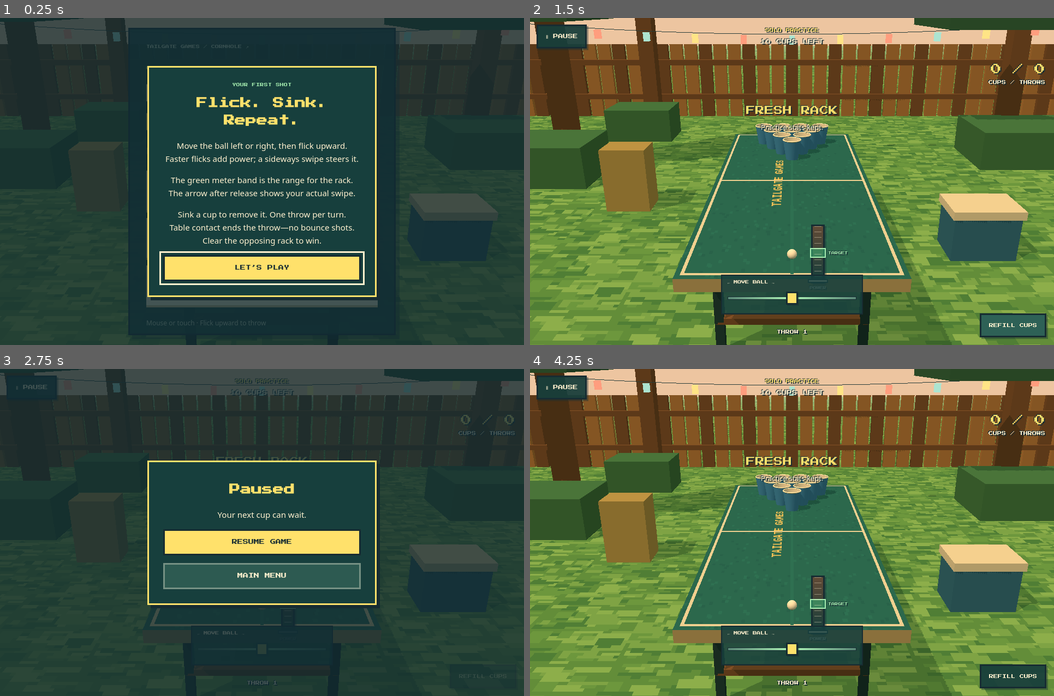
Above: before the commit, frames 1-4 (two rows, left to right).
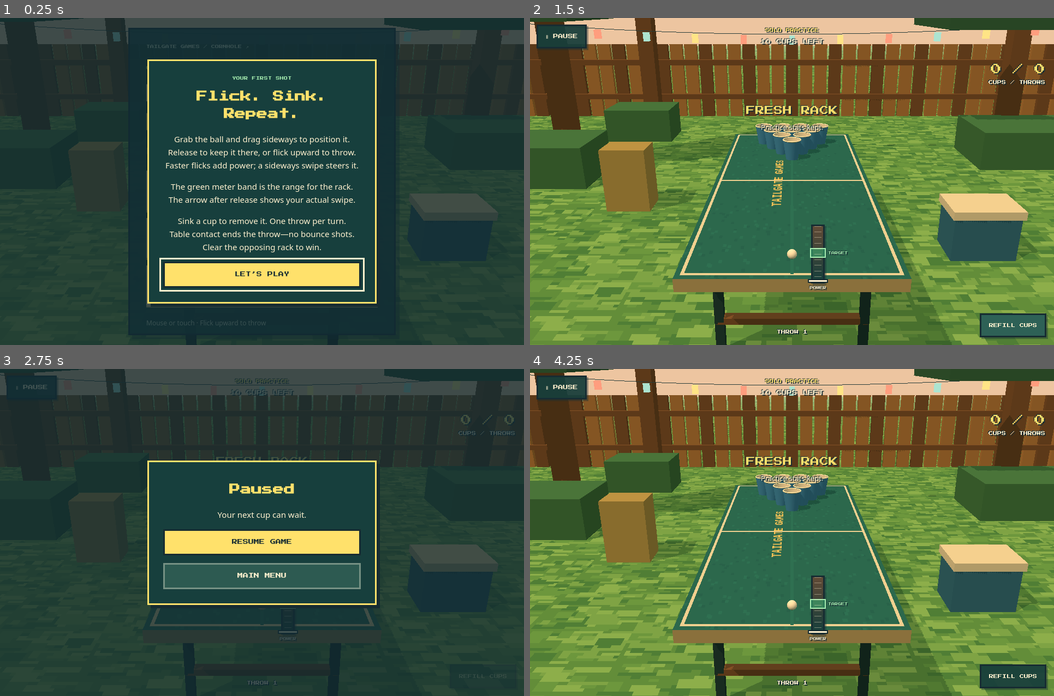
Above: after the commit, the same moments.

Repository: Ashe-Oro/backyard-games
Game: browser game, page beer-pong/index.html
Two runs of this game, one before a commit and one after it. Both use one fixed random seed, a clock stepped at 60 frames per second and the inputs below.
Inputs (mouse positions are in pixels of both pictures, inside the frame that each line leads up to):
- Up to frame 1 (0.25 s): no input
- Up to frame 2 (1.5 s): click "LET’S PLAY" at 0.27 s; click "SOLO PRACTICE Unlimited throw…" at 0.52 s; move the mouse to (792, 214) at 1.07 s; click "REFILL CUPS" at 1.27 s
- Up to frame 3 (2.75 s): move the mouse to (157, 499) at 1.67 s; click "REFILL CUPS" at 1.87 s; click "Ⅱ PAUSE" at 2.02 s; press the mouse at (366, 483) at 2.27 s; release the mouse at (262, 467) at 2.4 s; click (262, 512) at 2.47 s; tap Escape at 2.52 s
- Up to frame 4 (4.25 s): move the mouse to (870, 597) at 2.87 s; click "RESUME GAME" at 3.07 s; move the mouse to (661, 614) at 3.47 s; click "REFILL CUPS" at 3.67 s; press the mouse at (792, 467) at 4.07 s; release the mouse at (739, 646) at 4.2 s

The runs differ from the first frame. In frame 1, 8.3% of the frame differs, in the area x 28-73%, y 12-89%; in frame 2, 3.2%; in frame 3, less than 0.1%; in frame 4, 3.2%.

Commit message:
Replace Beer Pong slider with direct ball dragging

Diff:
--- a/beer-pong/game.js
+++ b/beer-pong/game.js
@@ -146,9 +146,6 @@
  $('scoreboard').hidden=state.mode==='practice';$('practice-stats').hidden=state.mode!=='practice';$('practice-hits').textContent=`${state.hits[0]} / ${state.shots[0]}`;
  $('shot-count').textContent=`${state.mode==='practice'?'':LABELS[state.turn]+' · '}THROW ${state.shots[state.turn]+(['aim','cpu','handoff'].includes(state.phase)?1:0)}`;
  $('refill').hidden=state.mode!=='practice';$('refill').disabled=state.phase!=='aim'||state.paused;
- $('ball-position-control').hidden=state.mode==='cpu'&&state.turn===1||['menu','over','handoff'].includes(state.phase);
- $('ball-position').disabled=!humanReady();$('ball-position').value=String(Math.round(state.positions[state.turn]/.28*100));
- $('ball-position').setAttribute('aria-valuetext',state.positions[state.turn]===0?'Center':`${Math.round(Math.abs(state.positions[state.turn])/.28*100)}% ${state.positions[state.turn]<0?'left':'right'}`);
  $('meter').hidden=state.mode==='cpu'&&state.turn===1||state.phase==='over'||state.phase==='handoff';
  const w=targetWindow();$('meter-target').style.bottom=`${w.lo*100}%`;$('meter-target').style.height=`${(w.hi-w.lo)*100}%`;meterDirty=true;
 }
@@ -197,15 +194,38 @@
 $('refill').onclick=refillCups;$('play-again').onclick=()=>state.mode==='practice'?refillCups():startMatch(state.mode);
 $('result').oncancel=event=>event.preventDefault();$('help-done').onclick=()=>$('help').close();
 function humanReady(){return state.phase==='aim'&&!state.paused&&!document.querySelector('dialog[open]');}
-$('ball-position').oninput=()=>{if(!humanReady())return;state.positions[state.turn]=Number($('ball-position').value)/100*.28;held.position.set(releaseX(state.turn),RELEASE_Y,RELEASE_Z[state.turn]);updateHud();setPower(state.power);};
 function flickFrom(points){if(points.length<2)return null;const end=points.at(-1);let i=points.length-2;while(i>0&&end. …(203 unchanged characters)…
 function powerFromFlick(up){return clamp((up-.35)/5.6,0,1);}
 function showSwipe(flick){const rect=wrap.getBoundingClientRect(),svg=$('swipe-feedback');svg.setAttribute('viewBox',`0 …(362 unchanged characters)…
-wrap.addEventListener('pointerdown',event=>{if(event.target.closest('button,a,input,label,dialog,#menu')||!humanReady())return;$('swipe-feedback').classList.remove('show');drag={id:event.pointerId,points:[{x:event.clientX,y:event.clientY,t:event.timeStamp}]};wrap.classList.add('drag');try{wrap.setPointerCapture(event.pointerId);}catch{}});
-wrap.addEventListener('pointermove',event=>{if(!drag||event.pointerId!==drag.id)return;const samples=event.getCoalescedEvents?.()||[];for(const point of samples.length?samples:[event])drag.points.push({x:point.clientX,y:point.clientY,t:point.timeStamp});while(drag.points.length>2&&event.timeStamp-drag.points[0].t>300)drag.points.shift();const flick=flickFrom(drag.points);if(flick)setPower(powerFromFlick(flick.up));});
+function ballScreen(x=releaseX(state.turn)){
+ const p=new THREE.Vector3(x,RELEASE_Y,RELEASE_Z[state.turn]).project(camera),rect=wrap.getBoundingClientRect();
+ return {x:rect.left+(p.x+1)*rect.width/2,y:rect.top+(1-p.y)*rect.height/2};
+}
+function moveBallTo(clientX){
+ const a=ballScreen(-.28),b=ballScreen(.28),worldX=clamp(-.28+(clientX-a.x)/(b.x-a.x)*.56,-.28,.28);
+ state.positions[state.turn]=worldX*(state.turn===0?1:-1);held.position.set(worldX,RELEASE_Y,RELEASE_Z[state.turn]);updateHud();setPower(0);
+}
+wrap.addEventListener('pointerdown',event=>{
+ if(event.target.closest('button,a,input,label,dialog,#menu')||!humanReady())return;
+ const point={x:event.clientX,y:event.clientY,t:event.timeStamp},p=ballScreen();
+ const grabbed=Math.hypot(point.x-p.x,point.y-p.y)<=Math.max(30,Math.abs(ballScreen(releaseX(state.turn)+BALL_R).x-p.x)+14);
+ $('swipe-feedback').classList.remove('show');drag={id:event.pointerId,points:[point],mode:grabbed?'pending':'throw',anchor:point,offset:point.x-p.x};
+ wrap.classList.add('drag');try{wrap.setPointerCapture(event.pointerId);}catch{}
+});
+wrap.addEventListener('pointermove',event=>{
+ if(!drag||event.pointerId!==drag.id)return;
+ const point={x:event.clientX,y:event.clientY,t:event.timeStamp},dx=point.x-drag.anchor.x,dy=point.y-drag.anchor.y;let turnedUp=false;
+ if(drag.mode==='pending'&&Math.hypot(dx,dy)>=8)drag.mode=Math.abs(dx)>Math.abs(dy)?'position':'throw';
+ if(drag.mode==='position'){
+  if(dy<-14&&-dy>Math.abs(dx)*1.3){drag.mode='throw';drag.points=[{...drag.anchor,x:point.x}];turnedUp=true;}
+  else{moveBallTo(point.x-drag.offset);if(Math.abs(dx)>Math.abs(dy))drag.anchor=point;return;}
+ }
+ const samples=turnedUp?[]:event.getCoalescedEvents?.()||[];for(const sample of samples.length?samples:[event])drag.points.push({x:sample.clientX,y:sample.clientY,t:sample.timeStamp});
+ while(drag.points.length>2&&event.timeStamp-drag.points[0].t>300)drag.points.shift();const flick=flickFrom(drag.points);if(drag.mode==='throw'&&flick)setPower(powerFromFlick(flick.up));
+});
 wrap.addEventListener('pointerup',event=>{
  if(!drag||event.pointerId!==drag.id)return;const points=drag.points,last=points.at(-1);if(last.x!==event.clientX||last.y!==event.clientY)points.push({x:event.clientX,y:event.clientY,t:event.timeStamp});
- const stale=event.timeStamp-points.at(-1).t>160,flick=stale?null:flickFrom(points);drag=null;wrap.classList.remove('drag');
+ const stale=event.timeStamp-points.at(-1).t>160,flick=stale||drag.mode!=='throw'?null:flickFrom(points);drag=null;wrap.classList.remove('drag');
  if(flick&&flick.up>=.35&&humanReady()&&launchShot(powerFromFlick(flick.up),flick.slope))showSwipe(flick);else if(humanReady())setPower(0);
 });
 wrap.addEventListener('pointercancel',()=>{drag=null;wrap.classList.remove('drag');if(humanReady())setPower(0);});
--- a/beer-pong/index.html
+++ b/beer-pong/index.html
@@ -28,7 +28,6 @@
       <div id="meter-fill"></div><div id="meter-target"><span>TARGET</span></div><div id="meter-marker"></div><span class="meter-caption">POWER</span>
     </div>
     <button id="refill" class="pixel-button" hidden>REFILL CUPS</button>
-    <label id="ball-position-control" for="ball-position"><span>← MOVE BALL →</span><input id="ball-position" type="range" min="-100" max="100" value="0" step="1" aria-label="Ball starting position" aria-valuetext="Center"></label>
     <span id="shot-count">THROW 1</span>
     <svg id="swipe-feedback" aria-hidden="true"><defs><marker id="swipe-tip" viewBox="0 0 10 10" refX="9" refY="5" mark …(271 unchanged characters)…
   </div>
@@ -46,7 +45,7 @@
   </section>
   <dialog id="help" class="dialog-card" aria-labelledby="help-title">
     <p class="eyebrow">YOUR FIRST SHOT</p><h2 id="help-title">Flick. Sink. Repeat.</h2>
-    <p>Move the ball left or right, then flick upward.<br>Faster flicks add power; a sideways swipe steers it.</p>
+    <p>Grab the ball and drag sideways to position it.<br>Release to keep it there, or flick upward to throw.<br>Faster flicks add power; a sideways swipe steers it.</p>
     <p>The green meter band is the range for the rack.<br>The arrow after release shows your actual swipe.</p>
     <p>Sink a cup to remove it. One throw per turn.<br>Table contact ends the throw—no bounce shots.<br>Clear the opposing rack to win.</p>
     <button id="help-done" autofocus>LET’S PLAY</button>
--- a/beer-pong/style.css
+++ b/beer-pong/style.css
@@ -8,15 +8,8 @@
 #scoreboard{position:absolute;top:76px;left:16px;right:16px;display:flex;justify-content:space-between}.team{display:gr …(412 unchanged characters)…
 #practice-stats{position:absolute;right:16px;top:84px;display:grid;gap:10px;text-align:right;font-size:8px}#practice-st …(204 unchanged characters)…
 #refill{position:absolute;right:14px;bottom:max(14px,env(safe-area-inset-bottom));font-size:8px}
-#ball-position-control{position:absolute;left:50%;bottom:56px;transform:translateX(-50%);width:clamp(180px,48vw,260px);padding:6px 10px;background:#173f3ddd;border:2px solid var(--ink);display:grid;gap:2px;pointer-events:auto;text-shadow:none}
-#ball-position-control>span{font-size:7px;color:var(--cream);line-height:1.6}
-#ball-position{appearance:none;-webkit-appearance:none;width:100%;height:44px;margin:0;background:transparent;cursor:ew-resize;touch-action:none}
-#ball-position::-webkit-slider-runnable-track{height:6px;background:linear-gradient(90deg,#5a8877,#a7efb1 49%,#a7efb1 51%,#5a8877);border:1px solid var(--ink)}
-#ball-position::-webkit-slider-thumb{appearance:none;-webkit-appearance:none;width:22px;height:24px;background:var(--gold);border:3px solid var(--ink);margin-top:-10px;box-shadow:2px 2px 0 #172c3266}
-#ball-position::-moz-range-track{height:6px;background:#5a8877;border:1px solid var(--ink)}#ball-position::-moz-range-thumb{width:18px;height:20px;border-radius:0;background:var(--gold);border:3px solid var(--ink)}
-#ball-position:disabled{opacity:.45;cursor:default}#ball-position:focus-visible{outline:2px solid var(--cream);outline-offset:2px}
 #meter.left-side #meter-target span{left:auto;right:calc(100% + 6px)}
-@media(max-height:480px){#ball-position-control{bottom:10px}#shot-count{left:16px;transform:none}}
+
 #message{position:absolute;top:26%;left:10%;right:10%;text-align:center;color:var(--gold);font-size:clamp(14px,2.8vmin,26px);opacity:0;transition:opacity .18s;line-height:1.7}#message.show{opacity:1}#message small{display:block;color:var(--cream);font:13px/1.7 system-ui,sans-serif;margin-top:4px}
 #meter{position:absolute;width:25px;height:clamp(90px,18vh,145px);transform:translateY(-50%);border:3px solid var(--ink);background:linear-gradient(#614a36,#153e3b);box-shadow:3px 3px 0 #172c3266}
 #meter::after{content:'';position:absolute;inset:0 3px;background:repeating-linear-gradient(0deg,transparent 0 calc(10% - 1px),#fff1cf66 calc(10% - 1px) 10%);pointer-events:none}
--- a/tests/beer_pong_position_check.cjs
+++ b/tests/beer_pong_position_check.cjs
@@ -1,6 +1,5 @@
 const {chromium}=require('playwright-core');
 const assert=require('node:assert/strict');
-const path=require('node:path');
 const BASE=process.env.BASE_URL||'http://127.0.0.1:8012';
 (async()=>{
  const browser=await chromium.launch();
@@ -8,45 +7,33 @@
   const context=await browser.newContext({viewport:{width:1280,height:800},hasTouch:true}),page=await context.newPage(),errors=[];
   page.on('pageerror',e=>errors.push(e.message));await page.addInitScript(()=>localStorage.setItem('tailgate-beer-pong-help-seen','1'));
   await page.goto(BASE+'/beer-pong/');await page.waitForFunction(()=>!!window.__pong);
-  await page.locator('[data-mode=practice]').click();const slider=page.getByRole('slider',{name:'Ball starting position'});
+  await page.locator('[data-mode=practice]').click();assert.equal(await page.locator('input[type=range]').count(),0);
+  const point=()=>page.evaluate(()=>__pong._screen(...__pong.state.held.p));
+  async function moveMouse(sign){const p=await point();await page.mouse.move(p.x,p.y);await page.mouse.down();await page.mouse.move(p.x+sign*500,p.y,{steps:15});await page.mouse.up();}
   for(const [width,height]of [[1280,800],[390,844],[844,390]]){
-   await page.setViewportSize({width,height});
-   for(const key of ['Home','End']){
-    await slider.focus();await slider.press(key);await page.evaluate(()=>new Promise(r=>requestAnimationFrame(()=>requestAnimationFrame(r))));
-    const view=await page.evaluate(()=>{const st=__pong.state,p=__pong._screen(...st.held.p),meter=document.querySelector('#meter').getBoundingClientRect(),label=document.querySelector('#meter-target span').getBoundingClientRect(),control=document.querySelector('#ball-position-control').getBoundingClientRect();return {st,p,meter:{left:meter.left,right:meter.right,top:meter.top,bottom:meter.bottom},label:{left:label.left,right:label.right},control:{top:control.top,bottom:control.bottom}};});
-    assert.equal(view.st.positions[0],key==='Home'?-.28:.28);assert.equal(view.st.held.p[0],view.st.positions[0]);
-    assert(view.p.x>15&&view.p.x<width-15);assert.equal(view.st.shots[0],0,'Moving the slider must not throw');
-    assert(view.meter.left>5&&view.meter.right<width-5&&view.meter.bottom<height-10);
-    assert(view.label.left>0&&view.label.right<width,'Meter target label must remain visible');
-    assert(view.meter.right<view.p.x-8||view.meter.left>view.p.x+8,'Meter must not cover the moved ball');
-    assert(view.control.top>0&&view.control.bottom<height);
-    if(process.env.SHOTS)await page.screenshot({path:path.join(process.env.SHOTS,`beer-pong-position-${width}-${key}.png`)});
-   }
+   await page.setViewportSize({width,height});await page.evaluate(()=>new Promise(r=>requestAnimationFrame(()=>requestAnimationFrame(r))));
+   for(const sign of [-1,1]){await moveMouse(sign);const s=await page.evaluate(()=>__pong.state);assert.equal(s.positions[0],sign*.28);assert.equal(s.held.p[0],sign*.28);assert.equal(s.shots[0],0);assert.equal(s.phase,'aim');}
   }
-  // Touch-drag the thumb: the ball moves without starting a flick throw.
-  await page.setViewportSize({width:390,height:844});await slider.focus();await slider.press('Home');
-  const box=await slider.boundingBox(),cdp=await context.newCDPSession(page),y=box.y+box.height/2;
-  await cdp.send('Input.dispatchTouchEvent',{type:'touchStart',touchPoints:[{x:box.x+12,y}]});
-  await cdp.send('Input.dispatchTouchEvent',{type:'touchMove',touchPoints:[{x:box.x+box.width-12,y}]});
+  // Native touch grab and lateral drag must position without launching.
+  await page.setViewportSize({width:390,height:844});const cdp=await context.newCDPSession(page),p=await point();
+  await cdp.send('Input.dispatchTouchEvent',{type:'touchStart',touchPoints:[{x:p.x,y:p.y}]});
+  for(let i=1;i<=10;i++)await cdp.send('Input.dispatchTouchEvent',{type:'touchMove',touchPoints:[{x:p.x+(12-p.x)*i/10,y:p.y}]});
   await cdp.send('Input.dispatchTouchEvent',{type:'touchEnd',touchPoints:[]});
-  assert((await page.evaluate(()=>__pong.state.positions[0]))>.22);assert.equal(await page.evaluate(()=>__pong.state.shots[0]),0);
-  // A real shot from the left position hits a left cup and starts at the displayed ball.
-  await page.setViewportSize({width:1280,height:800});await slider.focus();await slider.press('Home');
-  const shot=await page.evaluate(()=>{const held=__pong.state.held.p;__pong.throwWith(__pong._powerFor(16),0);return {held,p:__pong.state.ball.p};});
-  assert.deepEqual(shot.p,shot.held);assert.equal(shot.p[0],-.28);assert.equal(await slider.isEnabled(),false);
-  await page.waitForFunction(()=>__pong.state.phase==='aim');assert.equal(await page.evaluate(()=>__pong.state.cups[16].alive),false,'Actual flight must use the moved release point');
-  await page.locator('#refill').click();assert.equal(await page.evaluate(()=>__pong.state.positions[0]),-.28,'Refill must preserve position');
-  // Each local player keeps an independent, screen-relative starting position.
-  await page.evaluate(()=>__pong.startMatch('two'));await page.locator('#ready').click();await slider.focus();await slider.press('Home');
-  await page.evaluate(()=>__pong._dropAt(10));await page.waitForFunction(()=>__pong.state.phase==='handoff');await page.locator('#ready').click();
-  assert.equal(await page.evaluate(()=>__pong.state.positions[1]),0);await slider.focus();await slider.press('End');
-  const blue=await page.evaluate(()=>({held:__pong.state.held.p,point:__pong._screen(...__pong.state.held.p)}));
-  assert.equal(blue.held[0],-.28);assert(blue.point.x>640,'Blue right must remain screen-right after the camera flip');
-  await page.evaluate(()=>__pong._dropAt(0));await page.waitForFunction(()=>__pong.state.phase==='handoff');await page.locator('#ready').click();
-  assert.equal(await page.evaluate(()=>__pong.state.positions[0]),-.28);assert.equal(await slider.inputValue(),'-100');
-  await page.evaluate(()=>__pong.startMatch('cpu'));assert.deepEqual(await page.evaluate(()=>__pong.state.positions),[0,0]);
-  await page.evaluate(()=>__pong._dropAt(10));await page.waitForFunction(()=>__pong.state.phase==='cpu');
-  assert.equal(await slider.isVisible(),false,'CPU turn must not expose the human positioning control');
-  assert.deepEqual(errors,[]);console.log('Ball positioning: keyboard/touch, screen bounds, meter following, actual offset scoring and per-player persistence passed.');
+  assert.equal(await page.evaluate(()=>__pong.state.positions[0]),-.28);assert.equal(await page.evaluate(()=>__pong.state.shots[0]),0);
+  // A new upward flick from the positioned ball launches at its visible origin.
+  await page.setViewportSize({width:1280,height:800});const start=await point();
+  await page.mouse.move(start.x,start.y);await page.mouse.down();await page.mouse.move(start.x,start.y-30);await page.waitForTimeout(20);await page.mouse.move(start.x,start.y-120);await page.mouse.up();
+  let s=await page.evaluate(()=>__pong.state);assert.equal(s.shots[0],1);assert.equal(s.ball.p[0],-.28);
+  await page.waitForFunction(()=>__pong.state.phase==='aim');await page.locator('#refill').click();assert.equal(await page.evaluate(()=>__pong.state.positions[0]),-.28);
+  // Changing a lateral grab into an upward flick also throws without sideways velocity.
+  await page.evaluate(()=>__pong.startMatch('practice'));const q=await point();await page.mouse.move(q.x,q.y);await page.mouse.down();await page.mouse.move(q.x+50,q.y,{steps:5});
+  const held=await page.evaluate(()=>__pong.state.held.p);await page.mouse.move(q.x+50,q.y-25);await page.waitForTimeout(20);await page.mouse.move(q.x+50,q.y-120);await page.mouse.up();
+  s=await page.evaluate(()=>__pong.state);assert.equal(s.shots[0],1);assert.equal(s.ball.p[0],held[0]);assert.equal(s.ball.v[0],0);
+  // Blue-player dragging stays screen-relative and each player retains a position.
+  await page.evaluate(()=>__pong.startMatch('two'));await page.locator('#ready').click();await moveMouse(-1);
+  await page.evaluate(()=>__pong._dropAt(10));await page.waitForFunction(()=>__pong.state.phase==='handoff');await page.locator('#ready').click();await moveMouse(1);
+  s=await page.evaluate(()=>__pong.state);assert.equal(s.positions[1],.28);assert.equal(s.held.p[0],-.28);assert((await point()).x>640);
+  await page.evaluate(()=>__pong._dropAt(0));await page.waitForFunction(()=>__pong.state.phase==='handoff');await page.locator('#ready').click();assert.equal(await page.evaluate(()=>__pong.state.positions[0]),-.28);
+  assert.deepEqual(errors,[]);console.log('Direct ball grab: desktop/mobile bounds, touch, no accidental throws, upward flicks, moved origins and mirrored player persistence passed.');
  }finally{await browser.close();}
 })().catch(e=>{console.error(e);process.exitCode=1;});
